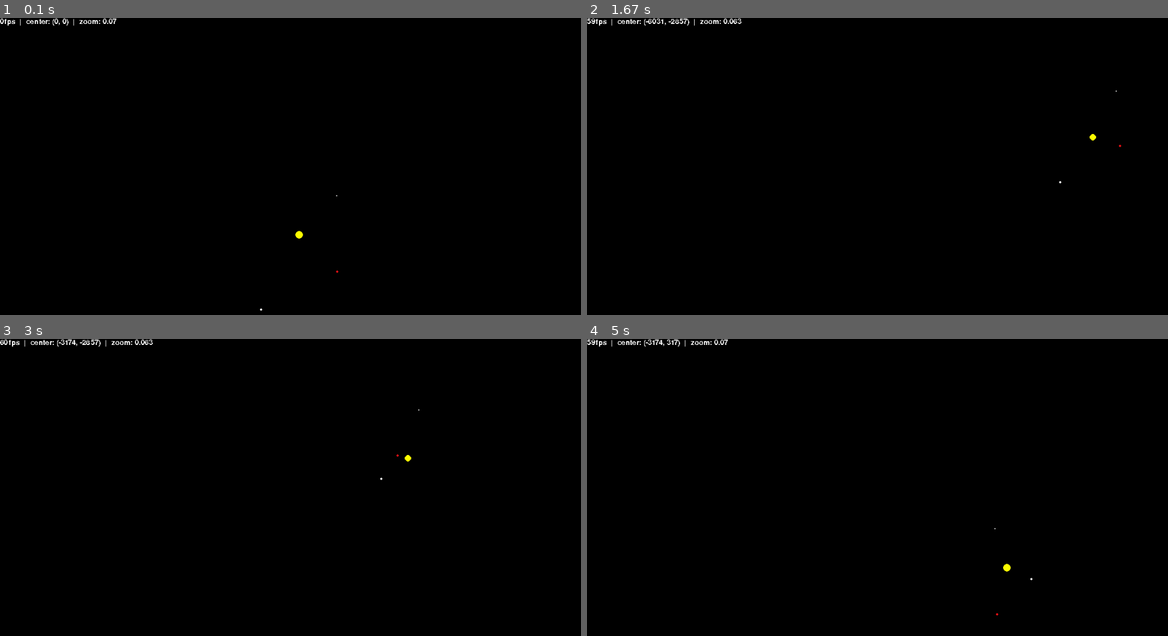
Above: before the commit, frames 1-4 (two rows, left to right).
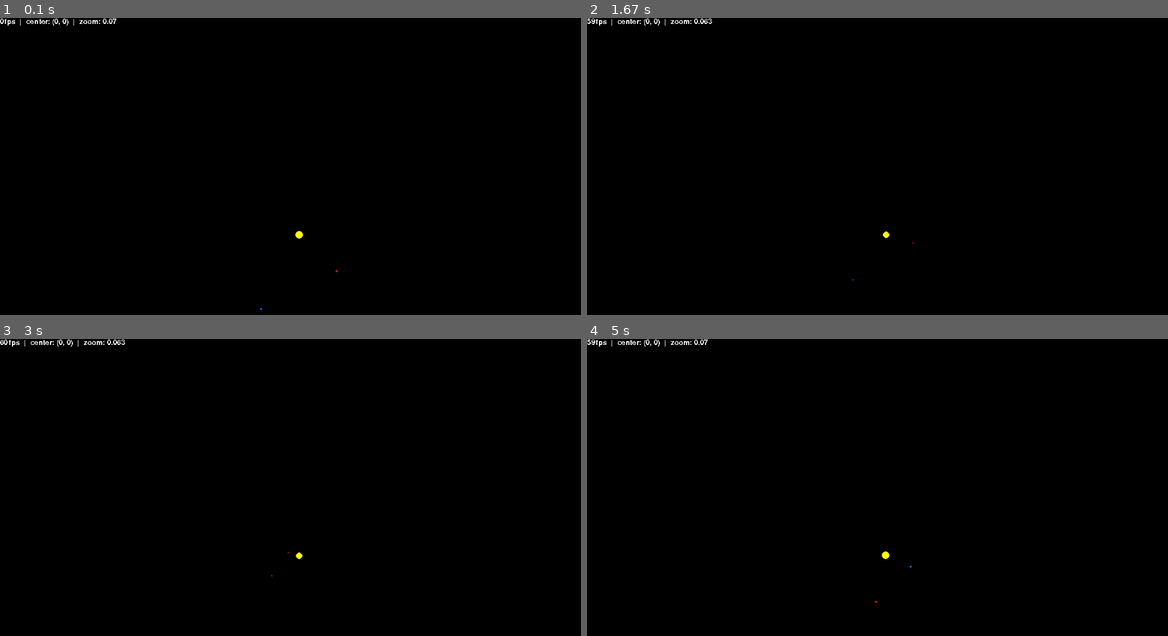
Above: after the commit, the same moments.

Repository: robmurrer/space-sim
Game: pygame game, started from main.py
Two runs of this game, one before a commit and one after it. Both use one fixed random seed, a clock stepped at 60 frames per second and the inputs below. The source is Python 2; it was converted automatically to run under Python 3.
Inputs:
- Up to frame 1 (0.1 s): no input
- Up to frame 2 (1.67 s): hold Left 0.33-0.87 s; hold Down 0.9-1.2 s; tap - at 1.05 s; hold Left 1.23-1.63 s
- Up to frame 3 (3 s): hold Up 1.67-2.03 s; tap = at 1.82 s; hold Right 2.07-2.7 s; tap - at 2.22 s; hold Down from 2.73 s (still down)
- Up to frame 4 (5 s): release Down at 3.1 s; hold Left 3.13-3.6 s; tap = at 3.28, 4.62 s; hold Right 3.63-4.1 s; tap - at 3.78 s; hold Up 4.13-4.43 s; hold Right 4.47-4.93 s; hold Left from 4.97 s (still down)

The runs differ from the first frame. In frame 1, less than 0.1% of the frame differs, in the area x 44-59%, y 59-99%; in frame 2, 0.2%; in frame 3, 0.3%, in the area x 10-73%, y 0-80%; in frame 4, 0.3%.

Commit message:
Fixed errors in pygame with int in drawings

Diff:
--- a/main.py
+++ b/main.py
@@ -19,7 +19,7 @@
     radius = 30,
     pos = (-1000, -2000),
     vel = (0, 6),
-    #color = (0, 100, 255),
+    color = (0, 100, 255),
 )
 
 mars = SpaceObject(
--- a/pygameinterface.py
+++ b/pygameinterface.py
@@ -45,21 +45,21 @@
                 if event.key == K_MINUS:
                     self.camera_zoom = self.camera_zoom * self.camera_zoom_step
 
-                if event.key == K_UP:
+                if event.mod == KMOD_LCTRL and event.key == K_UP:
                     self.camera_center_y = self.camera_center_y + self.camera_scroll_step * (1/self.camera_zoom)
-                if event.key == K_DOWN:
+                if event.mod== KMOD_LCTRL and event.key == K_DOWN:
                     self.camera_center_y = self.camera_center_y - self.camera_scroll_step * (1/self.camera_zoom)
-                if event.key == K_LEFT:
+                if event.mod == KMOD_LCTRL and event.key == K_LEFT:
                     self.camera_center_x = self.camera_center_x - self.camera_scroll_step * (1/self.camera_zoom)
-                if event.key == K_RIGHT:
+                if event.mod == KMOD_LCTRL and event.key == K_RIGHT:
                     self.camera_center_x = self.camera_center_x + self.camera_scroll_step * (1/self.camera_zoom)
 
         #update each objects position
         for obj in SpaceObjects:
             #calculate screen coordinates and scale changes
-            screen_x = self.camera_width/2.0 + round((obj.get_pos()[0] - self.camera_center_x) * self.camera_zoom)
-            screen_y = self.camera_height/2.0 - round((obj.get_pos()[1] - self.camera_center_y) * self.camera_zoom)
-            screen_r = round(obj.get_radius() * self.camera_zoom)
+            screen_x = int(self.camera_width/2.0 + (obj.get_pos()[0] - self.camera_center_x) * self.camera_zoom)
+            screen_y = int(self.camera_height/2.0 - (obj.get_pos()[1] - self.camera_center_y) * self.camera_zoom)
+            screen_r = int(obj.get_radius() * self.camera_zoom)
 
             #draw object
             pygame.draw.circle(self.background, obj.get_color(), (screen_x, screen_y), screen_r, 0)
